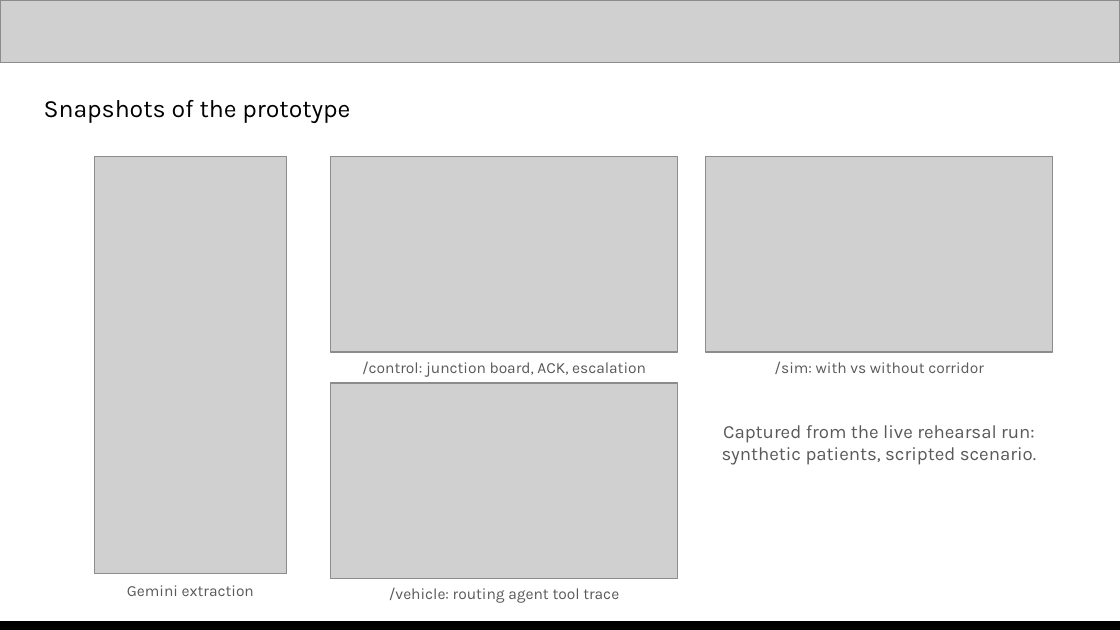
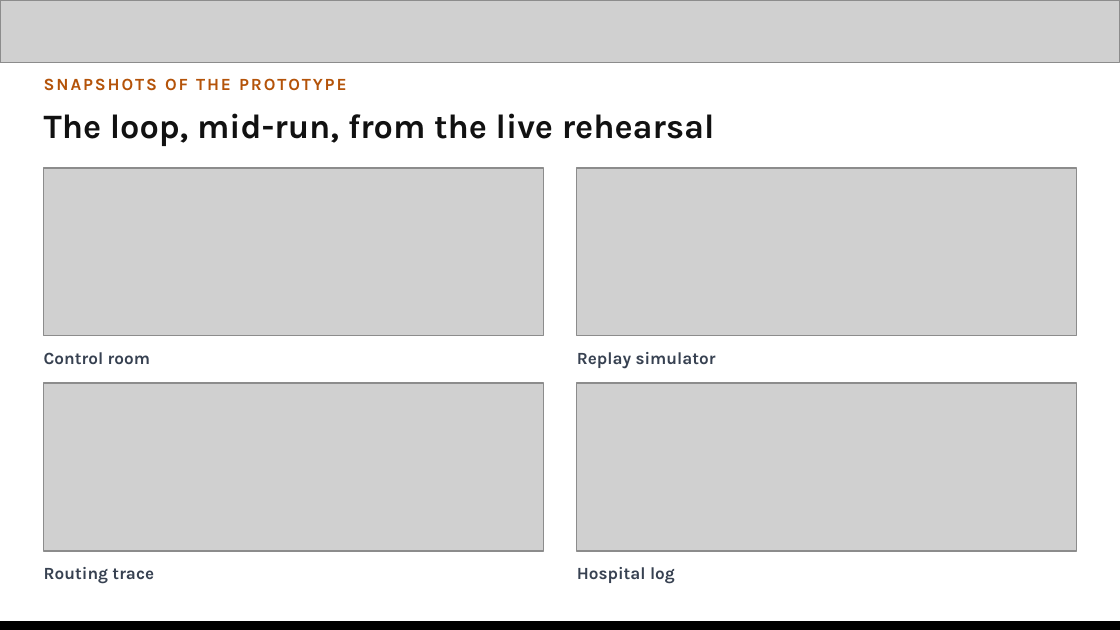
Before and after one commit to Nandish3010/ideal-disco, a slide deck: slide 11 of deck/Green-Corridor-Submission.pptx. Drawn at 1120x630 pixels with LibreOffice and Linux fonts; fonts in the diff are those of the drawing; grey boxes stand for pictures. Boxes give left, top, right and bottom in pixels: in the first picture for what was removed or moved away, otherwise in the second. Text is boxed around its words. In the diff, an @@ line names an element or a change of style, - is before the commit and + after.

```diff
--- a/deck/Green-Corridor-Submission.pptx
+++ b/deck/Green-Corridor-Submission.pptx
@@ text at box(44, 78, 346, 91): text changed; size 16 to 11 pt; text colour #000000 to #B45309; bold on @@
-Snapshots of the prototype
+SNAPSHOTS OF THE PROTOTYPE
@@ text added at box(44, 113, 715, 146), 22 pt, text #111111, bold @@
+The loop, mid-run, from the live rehearsal
@@ picture added at box(44, 168, 543, 336) @@
@@ picture removed at box(94, 157, 287, 573) @@
@@ picture removed at box(330, 157, 678, 352) @@
@@ picture: place and size @@
-picture at box(706, 157, 1053, 352)
+picture at box(577, 168, 1076, 336)
@@ text added at box(44, 352, 150, 364), 11 pt, text #374151, bold @@
+Control room
@@ text added at box(577, 352, 716, 369), 11 pt, text #374151, bold @@
+Replay simulator
@@ picture added at box(44, 383, 543, 551) @@
@@ picture removed at box(330, 383, 678, 578) @@
@@ text removed at box(362, 361, 646, 377) @@
-/control: junction board, ACK, escalation
@@ picture added at box(577, 383, 1076, 551) @@
@@ text removed at box(774, 361, 984, 374) @@
-/sim: with vs without corridor
@@ text removed at box(722, 425, 1036, 465) @@
-Captured from the live rehearsal run: synthetic patients, scripted scenario.
@@ text at box(44, 567, 154, 584): text changed; size 10 to 11 pt; text colour #595959 to #374151; bold on @@
-/vehicle: routing agent tool trace
+Routing trace
@@ text added at box(577, 567, 675, 584), 11 pt, text #374151, bold @@
+Hospital log
@@ text removed at box(127, 585, 254, 596) @@
-Gemini extraction
```
Also in this commit, not shown: 10 other slides changed, 2 slides added, 2 slides removed, 11 other files.
